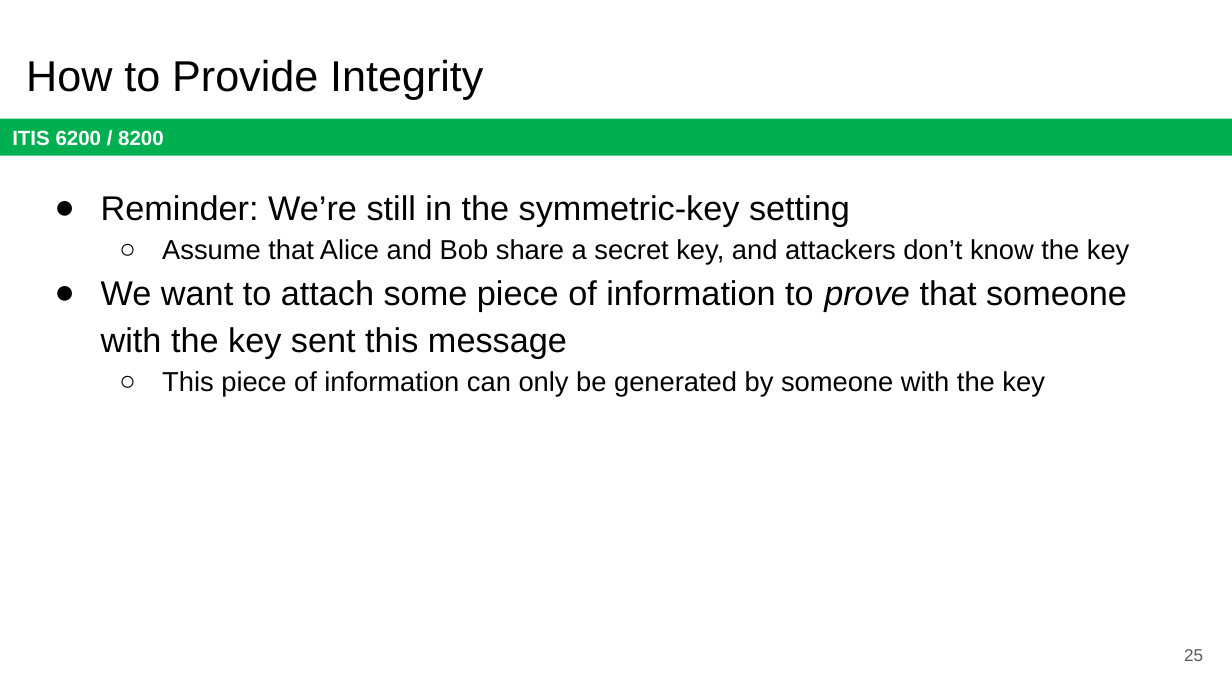
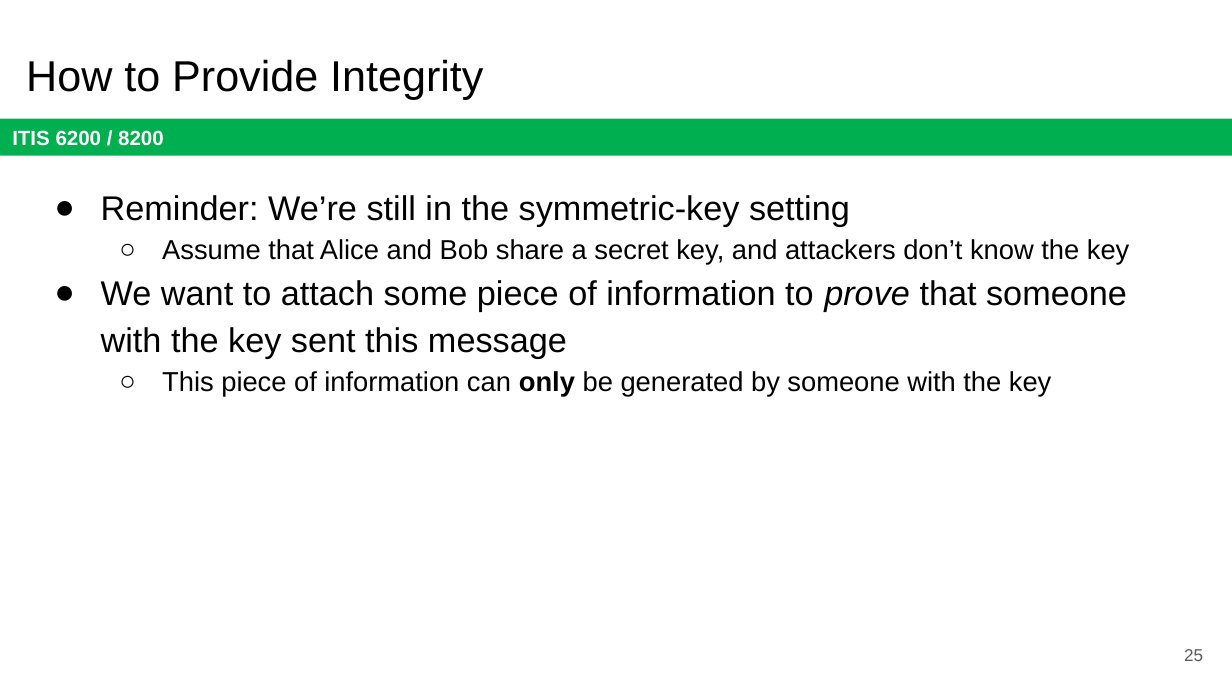
Before and after one commit to jx5c/github.io, a slide deck: slide 25 of teaching/ITIS6200/2023fa/lectures/lec04.pptx. Drawn at 1232x693 pixels with LibreOffice and Linux fonts; fonts in the diff are those of the drawing. Boxes give left, top, right and bottom in pixels: in the first picture for what was removed or moved away, otherwise in the second. Text is boxed around its words. In the diff, an @@ line names an element or a change of style, - is before the commit and + after.

```diff
--- a/teaching/ITIS6200/2023fa/lectures/lec04.pptx
+++ b/teaching/ITIS6200/2023fa/lectures/lec04.pptx
@@ text at <box>162,371,1052,397</box>: bold on in "only" @@
```
Also in this commit, not shown: 3 other slides changed.
